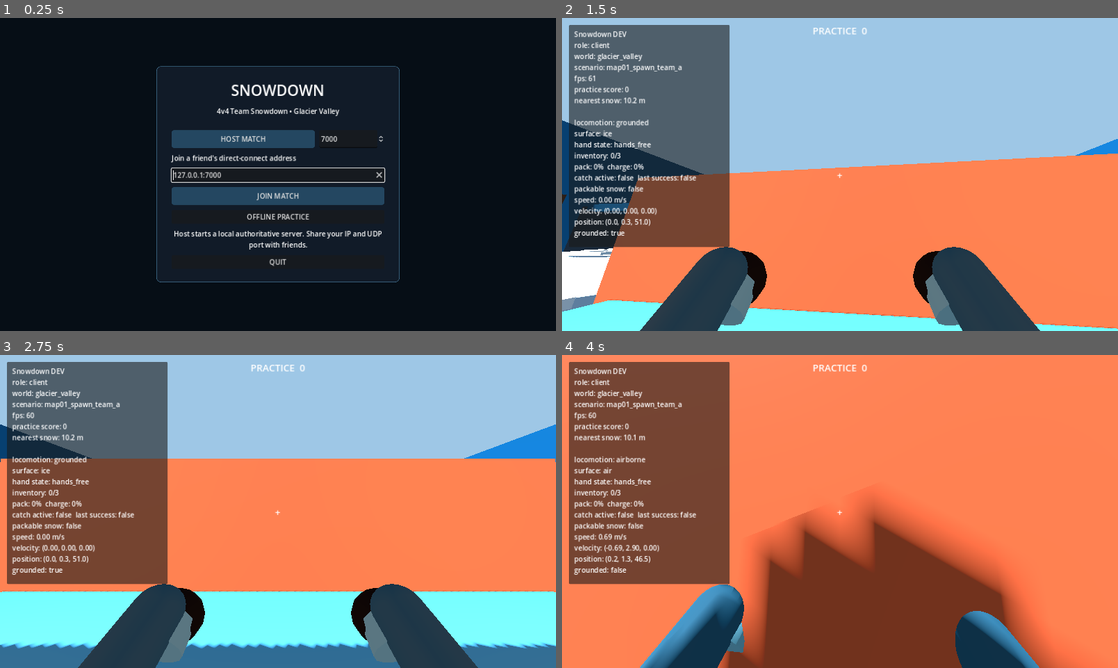
Above: before the commit, frames 1-4 (two rows, left to right).
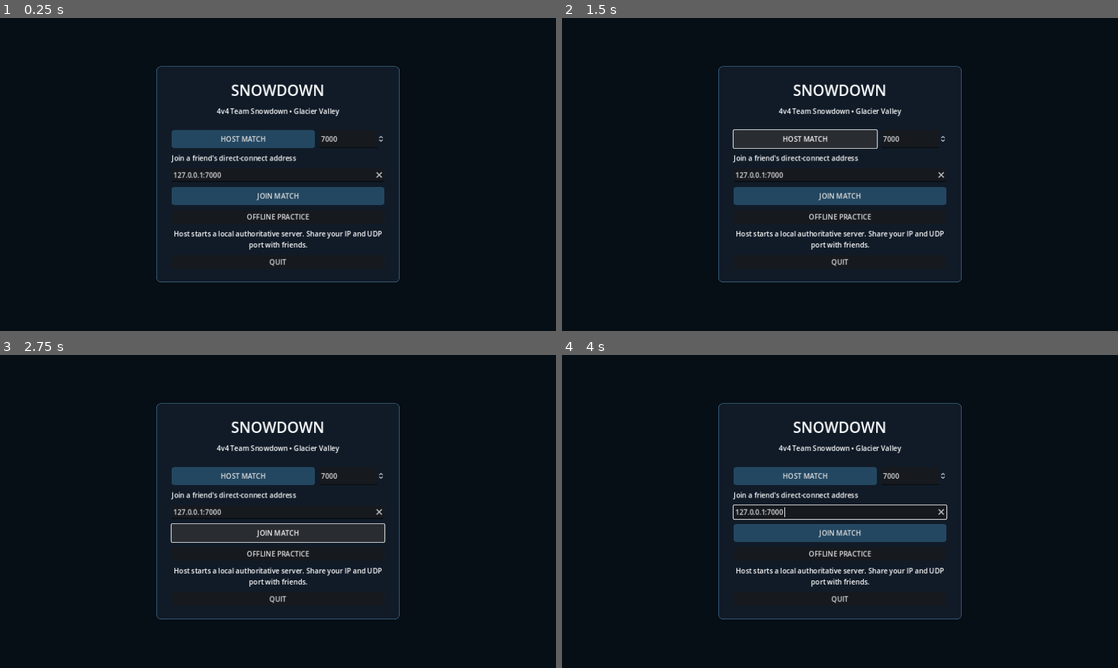
Above: after the commit, the same moments.

Repository: Mohammad-Software-Dev/SnowDownProject
Game: Godot game, scene res://scenes/bootstrap/bootstrap.tscn
Same seed, same stepped clock (60 frames per second), same inputs: the game is played once before the commit and once after it.
Inputs (mouse positions are in pixels of both pictures, inside the frame that each line leads up to):
- Up to frame 1 (0.25 s): no input
- Up to frame 2 (1.5 s): click "OFFLINE PRACTICE" at 0.5 s; click (806, 140) at 1.25 s, where only the run after the commit has a clickable "HOST MATCH"
- Up to frame 3 (2.75 s): click (278, 533) at 2 s, where only the run after the commit has a clickable "JOIN MATCH"
- Up to frame 4 (4 s): move the mouse to (867, 511) at 2.77 s; hold W (move_forward) from 2.78 s (still down); right-click (867, 511) at 2.85 s; click (867, 511) at 2.92 s; move the mouse to (812, 511) at 3.52 s; tap Ctrl (crouch_slide) at 3.6 s; tap Space (jump) at 3.77 s

The runs differ from the first frame. In frame 1, 0.3% of the frame differs, in the area x 30-70%, y 47-53%; in frame 2, 99%; in frame 3, 100%; in frame 4, 100%, in the area x 0-100%, y 0-100%.
Error after the commit: Invalid access to property or key 'pressed' on a base object of type 'null instance'. (res://src/ui/session_menu.gd:26)

Commit message:
Add connection recovery mode to session menu

Diff:
--- a/src/ui/session_menu.gd
+++ b/src/ui/session_menu.gd
@@ -5,22 +5,54 @@
 signal join_requested(host: String, port: int)
 signal offline_requested
 signal quit_requested
+signal recovery_retry_requested
+signal return_to_menu_requested
 
-@onready var address_edit: LineEdit = $Backdrop/Center/Panel/Margin/Content/JoinAddress
-@onready var host_port: SpinBox = $Backdrop/Center/Panel/Margin/Content/HostRow/HostPort
-@onready var status_label: Label = $Backdrop/Center/Panel/Margin/Content/Status
-@onready var host_button: Button = $Backdrop/Center/Panel/Margin/Content/HostRow/HostButton
-@onready var join_button: Button = $Backdrop/Center/Panel/Margin/Content/JoinButton
-@onready var offline_button: Button = $Backdrop/Center/Panel/Margin/Content/OfflineButton
-@onready var quit_button: Button = $Backdrop/Center/Panel/Margin/Content/QuitButton
+@onready var normal_controls: VBoxContainer = $Backdrop/Center/Panel/Margin/Content/NormalControls
+@onready var recovery_controls: VBoxContainer = $Backdrop/Center/Panel/Margin/Content/RecoveryControls
+@onready var address_edit: LineEdit = $Backdrop/Center/Panel/Margin/Content/NormalControls/JoinAddress
+@onready var host_port: SpinBox = $Backdrop/Center/Panel/Margin/Content/NormalControls/HostRow/HostPort
+@onready var status_label: Label = $Backdrop/Center/Panel/Margin/Content/NormalControls/Status
+@onready var host_button: Button = $Backdrop/Center/Panel/Margin/Content/NormalControls/HostRow/HostButton
+@onready var join_button: Button = $Backdrop/Center/Panel/Margin/Content/NormalControls/JoinButton
+@onready var offline_button: Button = $Backdrop/Center/Panel/Margin/Content/NormalControls/OfflineButton
+@onready var quit_button: Button = $Backdrop/Center/Panel/Margin/Content/NormalControls/QuitButton
+@onready var recovery_title: Label = $Backdrop/Center/Panel/Margin/Content/RecoveryControls/RecoveryTitle
+@onready var recovery_message: Label = $Backdrop/Center/Panel/Margin/Content/RecoveryControls/RecoveryMessage
+@onready var retry_button: Button = $Backdrop/Center/Panel/Margin/Content/RecoveryControls/RecoveryButtons/RetryButton
+@onready var return_button: Button = $Backdrop/Center/Panel/Margin/Content/RecoveryControls/RecoveryButtons/ReturnButton
 
 func _ready() -> void:
 	host_button.pressed.connect(_on_host_pressed)
 	join_button.pressed.connect(_on_join_pressed)
 	offline_button.pressed.connect(func() -> void: offline_requested.emit())
 	quit_button.pressed.connect(func() -> void: quit_requested.emit())
+	retry_button.pressed.connect(func() -> void: recovery_retry_requested.emit())
+	return_button.pressed.connect(_on_return_to_menu_pressed)
 	address_edit.text_submitted.connect(func(_value: String) -> void: _on_join_pressed())
+	show_standard()
+
+func show_standard(message: String = "", join_endpoint: String = "") -> void:
+	normal_controls.visible = true
+	recovery_controls.visible = false
+	set_busy(false)
+	if not join_endpoint.is_empty():
+		address_edit.text = join_endpoint
+	if not message.is_empty():
+		show_status(message)
 	address_edit.grab_focus()
+
+func show_recovery(title: String, message: String, retry_label: String, can_retry: bool = true) -> void:
+	normal_controls.visible = false
+	recovery_controls.visible = true
+	recovery_title.text = title
+	recovery_message.text = message
+	retry_button.text = retry_label
+	retry_button.disabled = not can_retry
+	if can_retry:
+		retry_button.grab_focus()
+	else:
+		return_button.grab_focus()
 
 func show_status(message: String, is_error: bool = false) -> void:
 	status_label.text = message
@@ -46,3 +78,7 @@
 		show_status(String(parsed["error"]), true)
 		return
 	join_requested.emit(String(parsed["host"]), int(parsed["port"]))
+
+func _on_return_to_menu_pressed() -> void:
+	show_standard("Ready for another match.")
+	return_to_menu_requested.emit()
